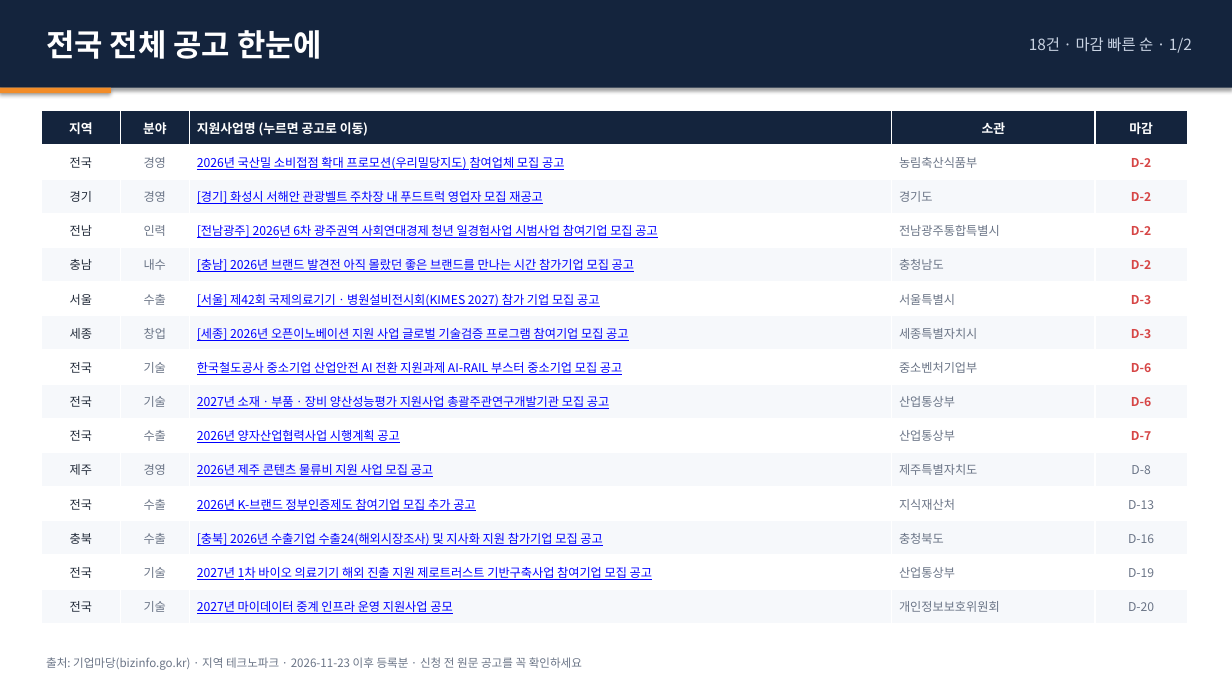
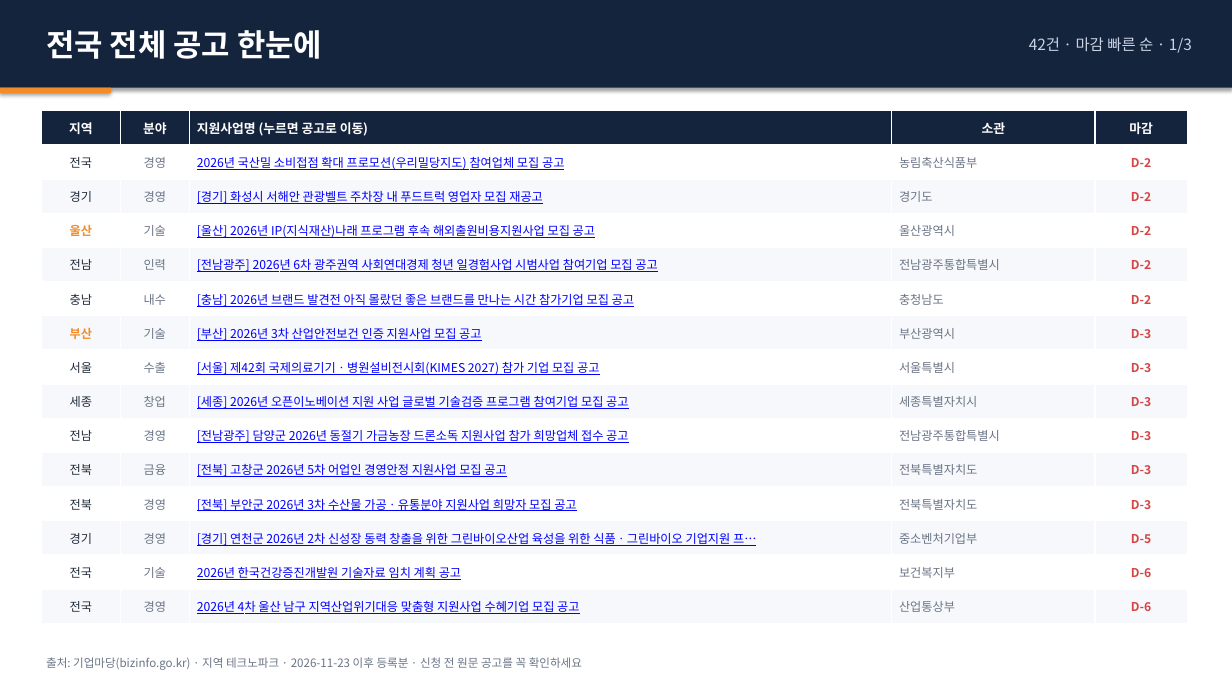
Before and after one commit to juddmank/helprnd.com, a slide deck: slide 26 of site/briefings/2026-11-24_지원사업공고.pptx (slide 14 before the commit). Drawn at 1232x693 pixels with LibreOffice and Linux fonts; fonts in the diff are those of the drawing. Boxes give left, top, right and bottom in pixels: in the first picture for what was removed or moved away, otherwise in the second. Text is boxed around its words. In the diff, an @@ line names an element or a change of style, - is before the commit and + after.

Commit message:
공고 업데이트 2026-11-24

```diff
--- a/site/briefings/2026-11-24_지원사업공고.pptx
+++ b/site/briefings/2026-11-24_지원사업공고.pptx
@@ text at (1029, 37, 1192, 53): text changed @@
-18건 · 마감 빠른 순 · 1/2
+42건 · 마감 빠른 순 · 1/3
@@ table at (42, 111, 1188, 624) @@
+row 4: 울산 | 기술 | [울산] 2026년 IP(지식재산)나래 프로그램 후속 해외출원비용지원사업 모집 공고 | 울산광역시 | D-2
+row 7: 부산 | 기술 | [부산] 2026년 3차 산업안전보건 인증 지원사업 모집 공고 | 부산광역시 | D-3
-row 8: 전국 | 기술 | 한국철도공사 중소기업 산업안전 AI 전환 지원과제 AI-RAIL 부스터 중소기업 모집 공고 | 중소벤처기업부 | D-6
-row 9: 전국 | 기술 | 2027년 소재ㆍ부품ㆍ장비 양산성능평가 지원사업 총괄주관연구개발기관 모집 공고 | 산업통상부 | D-6
-row 10: 전국 | 수출 | 2026년 양자산업협력사업 시행계획 공고 | 산업통상부 | D-7
-row 11: 제주 | 경영 | 2026년 제주 콘텐츠 물류비 지원 사업 모집 공고 | 제주특별자치도 | D-8
-row 12: 전국 | 수출 | 2026년 K-브랜드 정부인증제도 참여기업 모집 추가 공고 | 지식재산처 | D-13
-row 13: 충북 | 수출 | [충북] 2026년 수출기업 수출24(해외시장조사) 및 지사화 지원 참가기업 모집 공고 | 충청북도 | D-16
-row 14: 전국 | 기술 | 2027년 1차 바이오 의료기기 해외 진출 지원 제로트러스트 기반구축사업 참여기업 모집 공고 | 산업통상부 | D-19
-row 15: 전국 | 기술 | 2027년 마이데이터 중계 인프라 운영 지원사업 공모 | 개인정보보호위원회 | D-20
+row 10: 전남 | 경영 | [전남광주] 담양군 2026년 동절기 가금농장 드론소독 지원사업 참가 희망업체 접수 공고 | 전남광주통합특별시 | D-3
+row 11: 전북 | 금융 | [전북] 고창군 2026년 5차 어업인 경영안정 지원사업 모집 공고 | 전북특별자치도 | D-3
+row 12: 전북 | 경영 | [전북] 부안군 2026년 3차 수산물 가공ㆍ유통분야 지원사업 희망자 모집 공고 | 전북특별자치도 | D-3
+row 13: 경기 | 경영 | [경기] 연천군 2026년 2차 신성장 동력 창출을 위한 그린바이오산업 육성을 위한 식품ㆍ그린바이오 기업지원 프… | 중소벤처기업부 | D-5
+row 14: 전국 | 기술 | 2026년 한국건강증진개발원 기술자료 임치 계획 공고 | 보건복지부 | D-6
+row 15: 전국 | 경영 | 2026년 4차 울산 남구 지역산업위기대응 맞춤형 지원사업 수혜기업 모집 공고 | 산업통상부 | D-6
```
Also in this commit, not shown: 11 other slides changed, 13 slides added, 3 other files.
